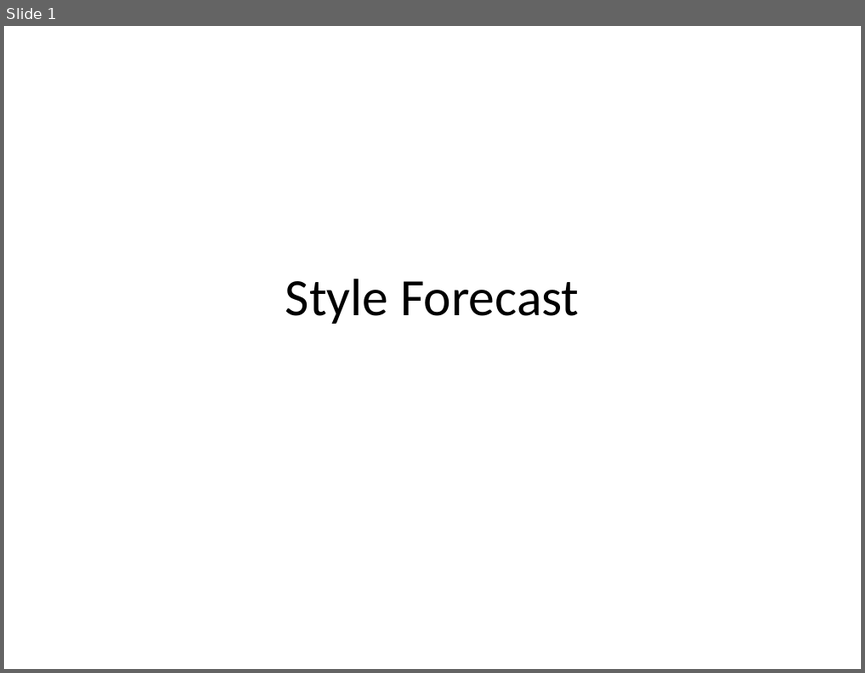
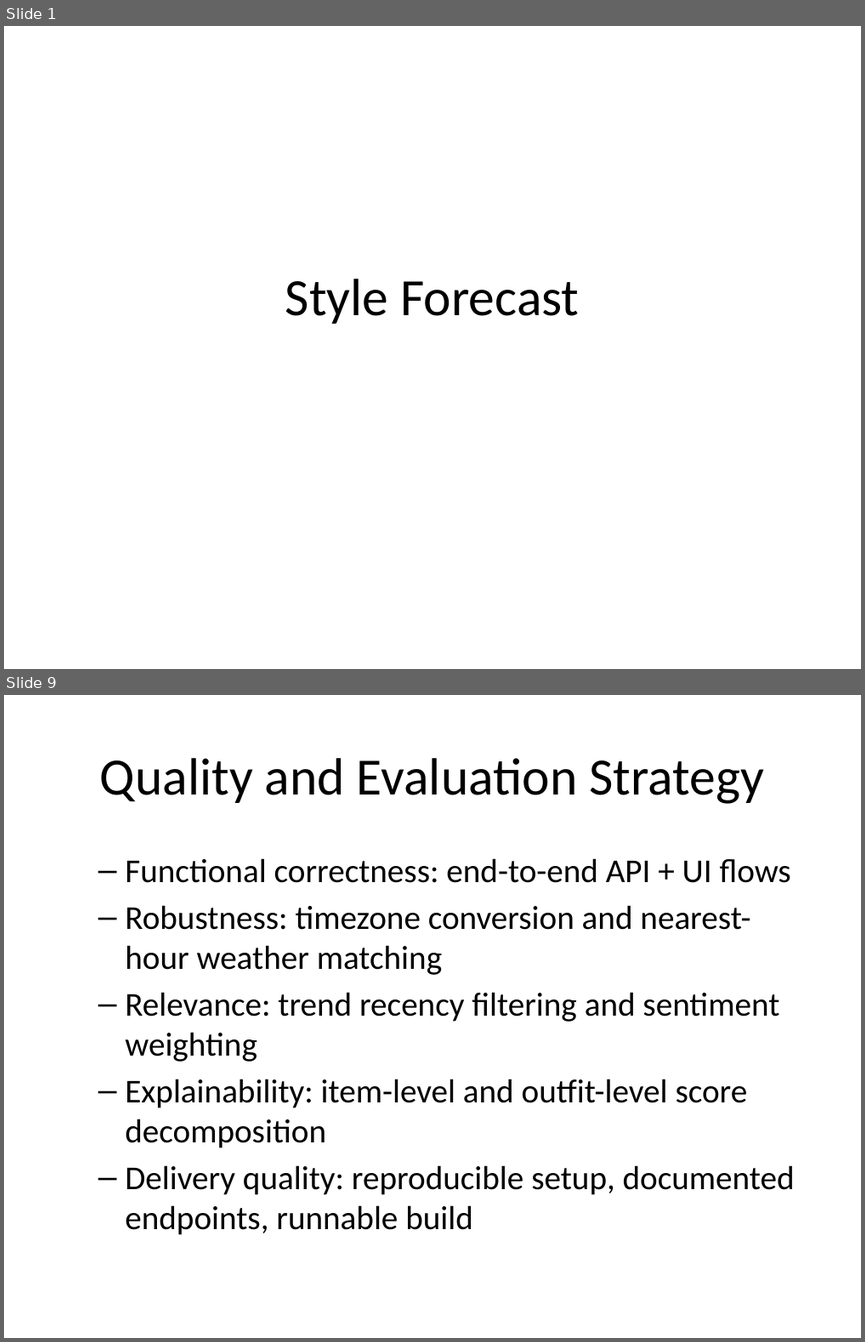
Before and after one commit to elfin-py/COMP3011_Coursework1, a slide deck: cfx-api/docs/presentation.pptx. Shown one above the other, each under a label of ours: slide 1 before the commit, slides 1 and 9 after it; the slides between them are not shown. The pictures are 865x673 and 865x1342 pixels, drawn with LibreOffice and Linux fonts; fonts in the diff are those of the drawing. Boxes give left, top, right and bottom in pixels: in the first picture for what was removed or moved away, otherwise in the second. Text is boxed around its words. In the diff, an @@ line names an element or a change of style, - is before the commit and + after.

```diff
--- a/cfx-api/docs/presentation.pptx
+++ b/cfx-api/docs/presentation.pptx
@@ slide 9 added at [4,695,861,1338], background #FFFFFF @@
@@ title added at [100,758,764,804], 44 pt, text #000000 @@
+Quality and Evaluation Strategy
@@ text added at [125,858,794,1235], 28 pt, text #000000 @@
+  – Functional correctness: end-to-end API + UI flows
+  – Robustness: timezone conversion and nearest-hour weather matching
+  – Relevance: trend recency filtering and sentiment weighting
+  – Explainability: item-level and outfit-level score decomposition
+  – Delivery quality: reproducible setup, documented endpoints, runnable build
```
Also in this commit, not shown: 5 slides changed, 6 other slides added, 6 slides removed, 1 other file.
